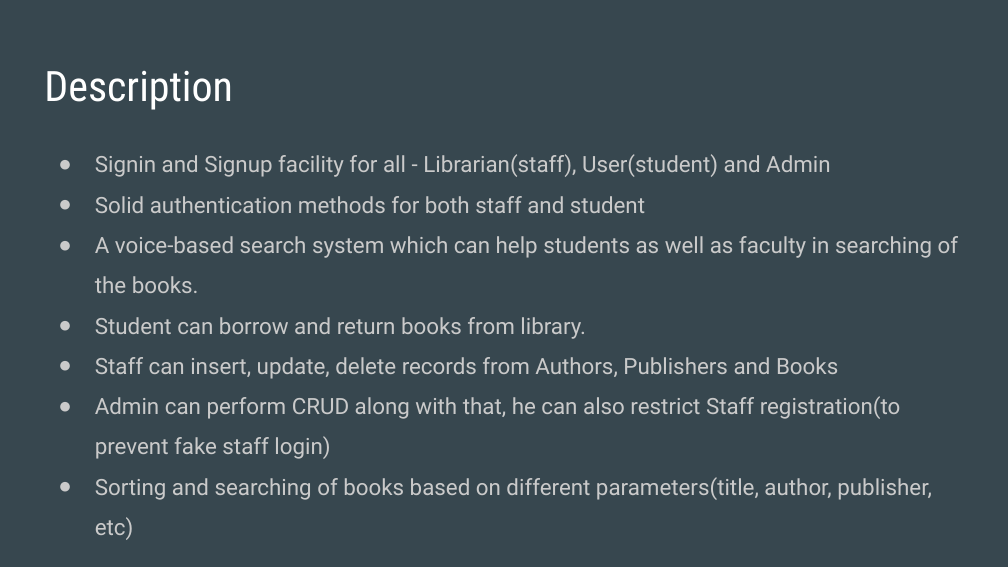
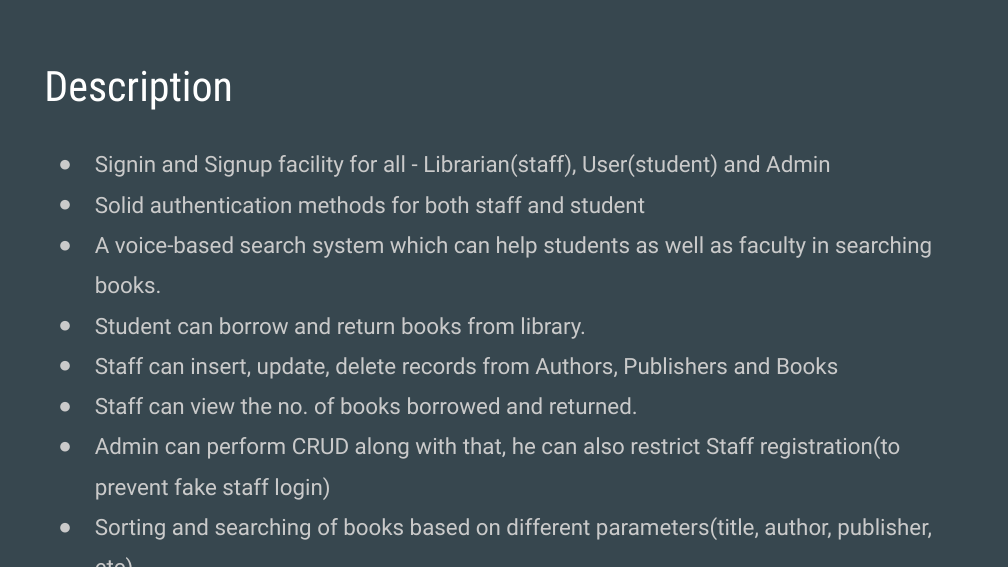
Before and after one commit to Raghuvorkady/Dbms-Mini-Project, a slide deck: slide 8 of PPT/DBMS project ppt.pptx. Drawn at 1008x567 pixels with LibreOffice and Linux fonts; fonts in the diff are those of the drawing. Boxes give left, top, right and bottom in pixels: in the first picture for what was removed or moved away, otherwise in the second. Text is boxed around its words. In the diff, an @@ line names an element or a change of style, - is before the commit and + after.

```diff
--- a/PPT/DBMS project ppt.pptx
+++ b/PPT/DBMS project ppt.pptx
@@ text at bbox=[95, 236, 932, 293]: text changed @@
-● A voice-based search system which can help students as well as faculty in searching of the books.
+● A voice-based search system which can help students as well as faculty in searching books.
@@ text at bbox=[95, 397, 638, 414]: paragraph added @@
+● Staff can view the no. of books borrowed and returned.
```
Also in this commit, not shown: 6 other slides changed, 6 other files.
